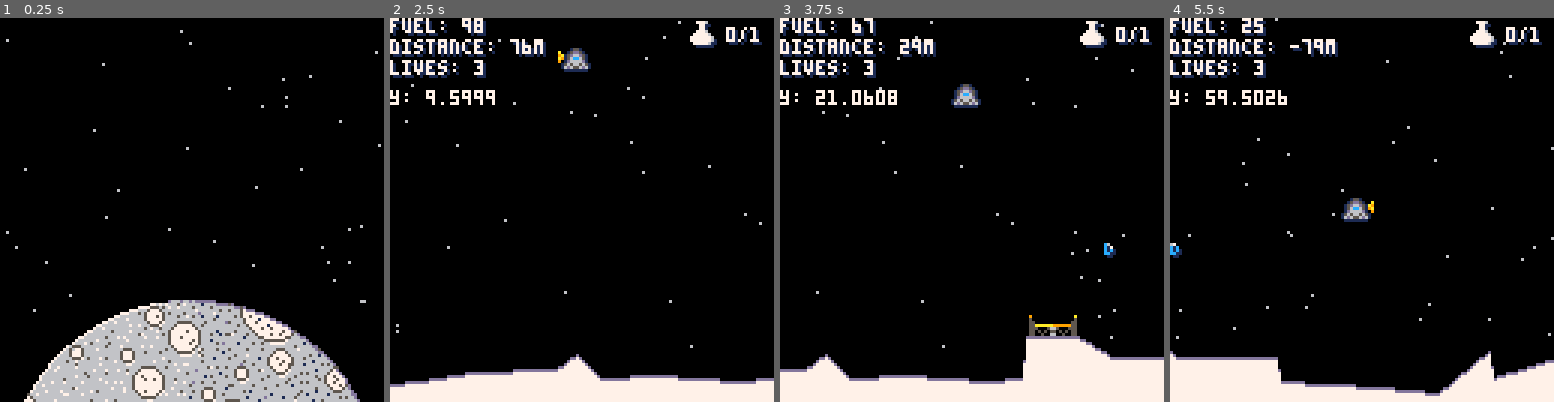
Above: before the commit, frames 1-4 (left to right).
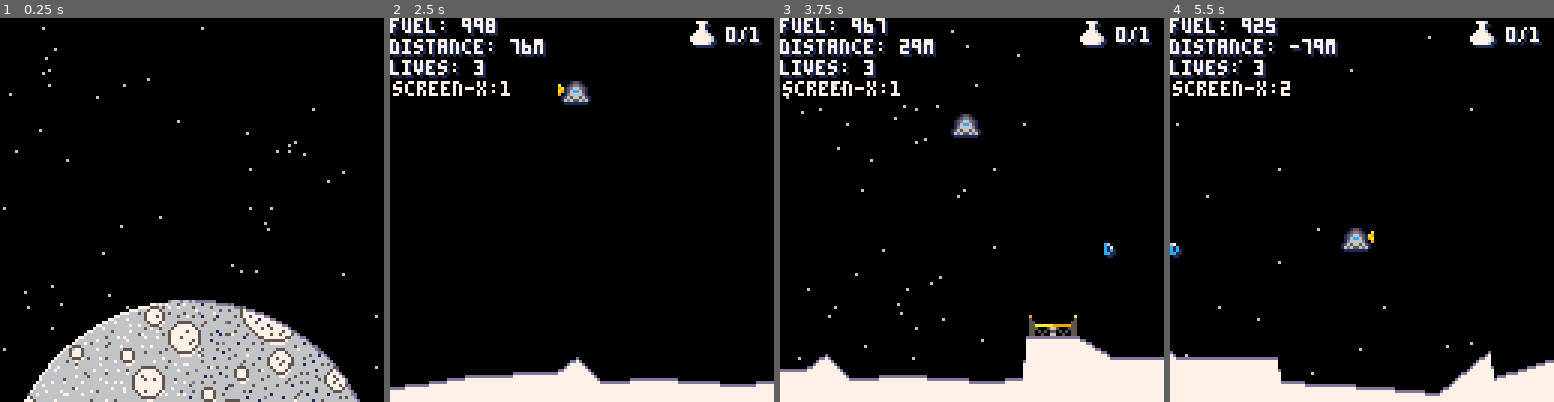
Above: after the commit, the same moments.

Repository: lewsid/moon-missions
Game: PICO-8 cartridge munlander.p8
Same seed, same stepped clock (60 frames per second), same inputs: the game is played once before the commit and once after it.
Inputs:
- Up to frame 1 (0.25 s): no input
- Up to frame 2 (2.5 s): tap X (X key) at 0.33, 1.07, 1.85 s; hold Right 1.6-2.1 s; hold Up 2.15-2.42 s; hold Right from 2.47 s (still down)
- Up to frame 3 (3.75 s): tap X (X key) at 2.97 s; release Right at 3.03 s; hold Left 3.08-3.58 s
- Up to frame 4 (5.5 s): hold Right 4.02-4.68 s; tap X (X key) at 4.08, 5.2 s; hold Up 4.73-5.03 s; hold Left from 5.08 s (still down)

The runs differ from the first frame. In frame 1, 0.5% of the frame differs, in the area x 0-100%, y 2-92%; in frame 2, 3.5%, in the area x 0-100%, y 0-97%; in frame 3, 2.3%; in frame 4, 2.3%.

Commit message:
experimenting with new star rendering

Diff:
--- a/munlander.p8
+++ b/munlander.p8
@@ -30,8 +30,11 @@
 	score=12,good=11,bad=8,left=0,
 	flash=10,right=128}
 
+screen_x=0
+screen_y=0
+
 function _init()
- init_config()
+	init_config()
 	init_levels()
 end
 
@@ -45,7 +48,11 @@
 	upkeep.seconds=upkeep.frames/30
 	upkeep.frames+=1
 
-	if(config.game_state=="gameintro") then
+	--track screen
+	screen_x=flr(cam.x/128)+1
+	screen_y=abs(flr(cam.y/128))+1
+
+	if(config.game_state=="game-intro") then
 		init_stars()
 		if(btnp(❎)) then
 			init_level(false)
@@ -84,23 +91,23 @@
 --inits
 
 function init_config()
- config={
-  start_fuel=100,
-	 base_ground=110,
-	 gravity=.02,
-	 thrust=.15,
-	 start_x=58,
-	 start_y=10,
-	 last_edge=0,
-	 game_state="gameintro",
-	 level=1,
-	 collected=0,
-	 percent_collected=0,
-	 max_x=5000,
-	 score=0,
-	 total_score=0,
-	 lives=3
- }
+ 	config={
+		start_fuel=1000,
+		base_ground=110,
+		gravity=.02,
+		thrust=.15,
+		start_x=58,
+		start_y=20,
+		last_edge=0,
+		game_state="game-intro",
+		level=1,
+		collected=0,
+		percent_collected=0,
+		max_x=5000,
+		score=0,
+		total_score=0,
+		lives=3
+	}
 end
 
 --level config
@@ -278,40 +285,42 @@
 		--check for the pad
 		--and draw around it
 		if(new_edge>pad.x and
-		 config.last_edge<pad.x+pad.width) then
-	 	new_edge=pad.x
-	 	new_top=pad.y+pad.height
-	 	add(ground_lines,{x=pad.x-1,
+			config.last_edge<pad.x+pad.width) then
+		 	new_edge=pad.x
+		 	new_top=pad.y+pad.height
+		 	add(ground_lines,{x=pad.x-1,
 				y=new_top })
 			add(ground_lines,
-			 {x=pad.x+pad.width,
-			 y=new_top })
+				{x=pad.x+pad.width,
+					y=new_top })
 			config.last_edge=pad.x+pad.width
-	 else
-	 	--go nuts
+	 	else
+	 		--go nuts
 			add(ground_lines,{x=new_edge,
-				y=new_top })
-		 config.last_edge=new_edge
-		end
-	end
-end
-
---initialize stars, two screens
---worth at a time
+				y=new_top})
+		 	config.last_edge=new_edge
+		end
+	end
+end
+
+--initialize matrix of stars
 function init_stars()
-	screen=flr(cam.x/128)
-
-	if(#stars<60*screen+1) then
-		for i=1,60 do
-		 --place stars up to one
-		 --screen away so we don't
-		 --see them spawn in
-		 star={
-		  x=rnd(screen+1*256)+screen*256,
-		  y=rnd(config.base_ground)
-		 }
-		 add(stars,star)
-		end
+	if(stars[screen_x]==nil) then
+		for s_x=1,screen_x do
+	    	if(stars[s_x]==nil) do
+				stars[s_x]={}
+			end
+
+			for s_y=1,screen_y do
+				if(stars[s_x][s_y]==nil) then
+					stars[s_x][s_y]={}
+					for i=1,60 do
+						--printh(i,'out.txt')
+						stars[s_x][s_y][i]={x=rnd(s_x*128),y=rnd(128)}
+					end
+				end
+			end
+	    end
 	end
 end
 
@@ -327,16 +336,16 @@
 	if(preserve==false) then
 		config.last_edge=0
 		death_points={}
- 	ground_lines={}
- 	stars={}
- 	pickups={}
- 	init_stars()
+ 		ground_lines={}
+ 		stars={}
+ 		pickups={}
+ 		init_stars()
 		init_ground()
 		init_pickups()
 	else
 		for i=1,#pickups do
-		 pickups[i].is_active=true
-	 end
+			pickups[i].is_active=true
+	 	end
 	end
 end
 
@@ -461,26 +470,21 @@
 		end
 	end
 
+	--handle follow camera
 	if(ship.x>=config.start_x and
 		ship.x<=config.max_x) then
 		--update camera position
 		cam.x=-config.start_x+ship.x
 		ship.on_screen=true
-
-		--snap camera if over top
-		if(ship.y<0 and ship.y>-20) then
-			cam.y-=2
-		elseif(ship.y<-20) then
-			cam.y=ship.y-20
-		elseif(ship.y>0) then
-			if(cam.y>0) then
-				cam.y-=2
-			else
-				cam.y=0
-			end
-		end
 	else
 		ship.on_screen=false
+	end
+
+	--snap camera if over top
+	if(ship.y<20) then
+		cam.y=ship.y-20
+	else
+		cam.y=0
 	end
 end
 
@@ -503,7 +507,7 @@
 	elseif(#death_points>1 and
 		flr(ship.x+ship.width)<=#death_points) then
 		for x=flr(ship.x),flr(ship.x)+ship.width do
-			if(x>0) then
+			if(x>0 and ship.y>20) then
 				if(flr(ship.y)+ship.height>death_points[x]) then
 					--if any part of the ship
 					--touches a death line
@@ -544,14 +548,15 @@
 --handle initial draw state
 function draw_start()
 	--stars forever
-	foreach(stars, draw_star)
-
-	if(config.game_state!="gameintro") then
+	--foreach(stars, draw_star)
+	draw_stars()
+
+	if(config.game_state!="game-intro") then
 		draw_ship()
 		draw_pad()
 		draw_ground()
 		draw_pickups()
-	elseif(config.game_state=="gameintro") then
+	elseif(config.game_state=="game-intro") then
 		draw_game_intro()
 	end
 
@@ -622,8 +627,7 @@
 	print(config.collected.."/"..
 		#pickups,cam.x+112,cam.y+3,7)
 
-	print("y: "..ship.y,
-		cam.x,cam.y+24,7)
+	print("screen-x:"..screen_x,cam.x+1,cam.y+21,7)
 
 	--data icon (fill-up)
 	step=0
@@ -711,14 +715,20 @@
 	end
 end
 
+function draw_stars()
+	foreach(stars[screen_x][screen_y],draw_star)
+end
+
 --twinkle twinkle
 function draw_star(star)
  	--only draw stars on screen
 	if(star.x>=cam.x and
-		star.x<= cam.x+128) then
+	star.x<=cam.x+128 and
+	star.y>=cam.y and
+	star.y<=cam.y+128) then
 		--check for terrain and draw
 		if(pget(star.x,star.y)!=7 and
-	 	pget(star.x,star.y)!=6) then
+ 			pget(star.x,star.y)!=6) then
 			pset(star.x,star.y,6)
 		end
 	end
@@ -865,6 +875,10 @@
 -->8
 --todos
 
+--[  ] fix ground line draw
+
+--[  ] fix star draw below y=0
+
 --[❎] fix game-over reset
 --     force moon animation to
 --     complete
@@ -893,6 +907,9 @@
 --     air bug
 
 --[❎] finish contructing levels
+
+--[  ] Follow camera y when
+--above the fold
 
 --[  ] add star icon when all
 --    pickups are collected
@@ -911,6 +928,9 @@
 
 --[ ] add total score to level
 --    intro
+
+--[ ] stripe the sky blue
+--    and black
 __gfx__
 00000000000000000000000000000000000aa000000aa00000000000000000000000000000000000000000000000000000000000000000000000000000000000
 0000000000055000111111100000000009a99a900a9aa9a000011000000000000000000000000000000000000000000000000000000000000000000000000000
